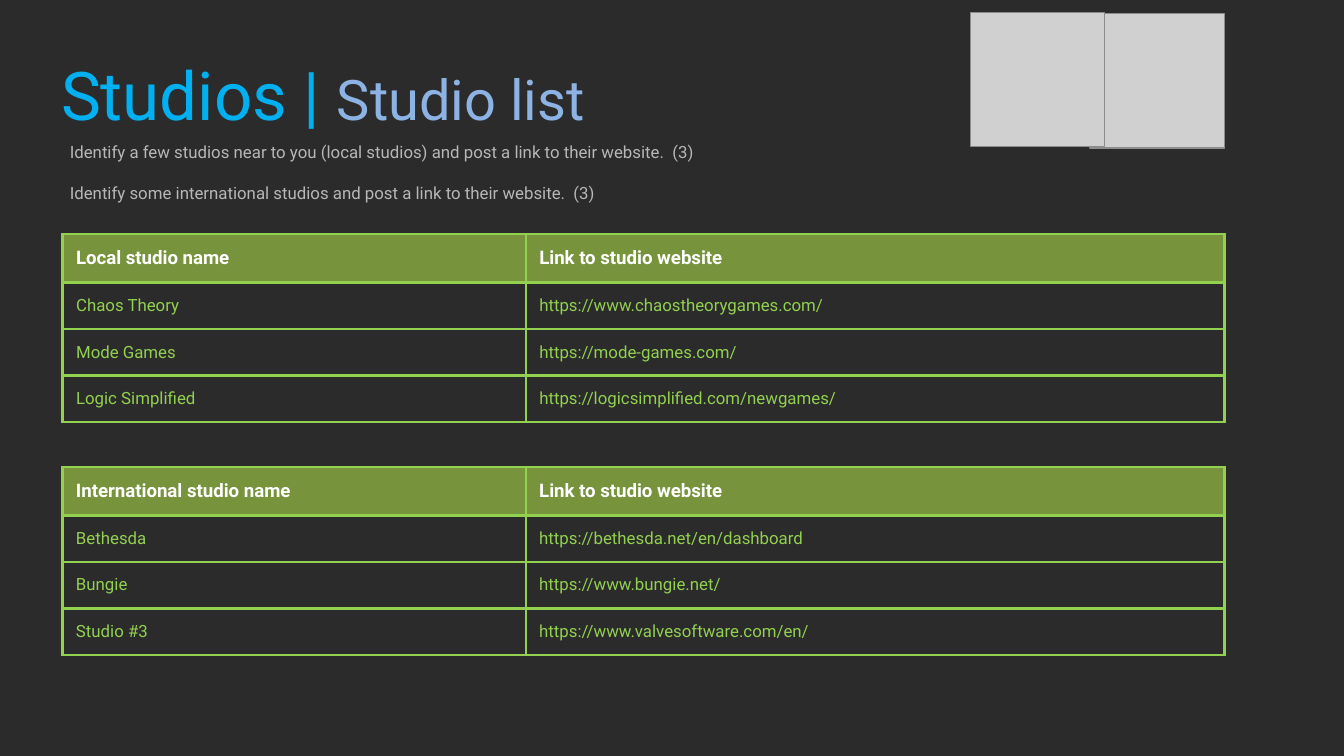
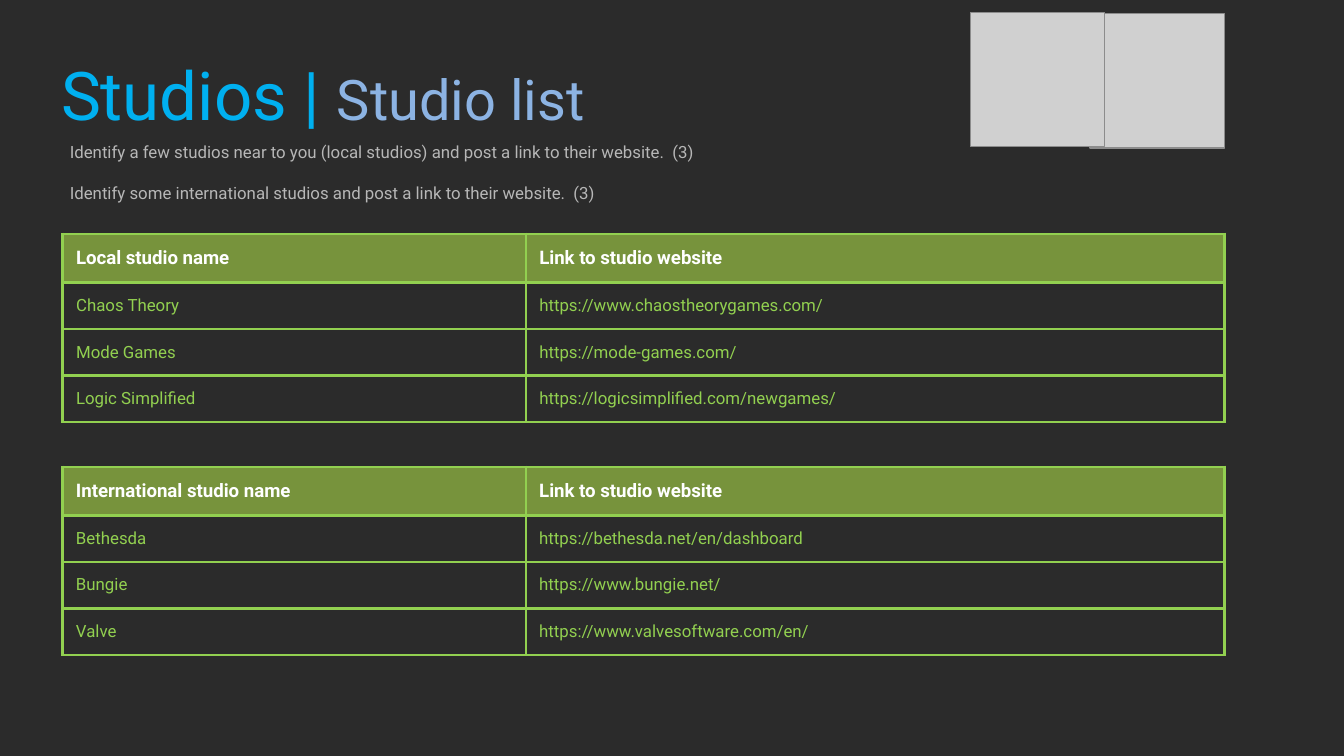
Before and after one commit to Dinoboy173/ProfStud, a slide deck: slide 20 of Class1/NOT DONE 2021_Professional_Studies_1_YourName.pptx. Drawn at 1344x756 pixels with LibreOffice and Linux fonts; fonts in the diff are those of the drawing; grey boxes stand for pictures; background and template pictures are left out; a plain dark background stands for a picture behind light text. Boxes give left, top, right and bottom in pixels: in the first picture for what was removed or moved away, otherwise in the second. Text is boxed around its words. In the diff, an @@ line names an element or a change of style, - is before the commit and + after.

```diff
--- a/Class1/NOT DONE 2021_Professional_Studies_1_YourName.pptx
+++ b/Class1/NOT DONE 2021_Professional_Studies_1_YourName.pptx
@@ table at [63, 466, 1226, 657] @@
-row 4, column 1: Studio #3
+row 4, column 1: Valve
```
Also in this commit, not shown: 6 other slides changed.
